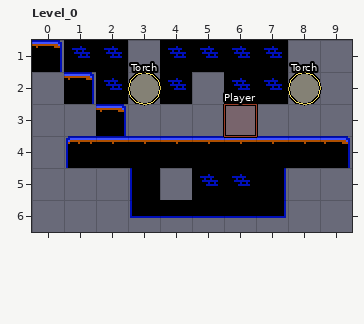
LDtk project -- assets/oldtech.ldtk. That is the earlier state.
Cells are 16x16 px. Shown: Level_0 x 0..9, y 1..6. The commit also changed other parts of the map, which this record leaves out.
Now the later version:
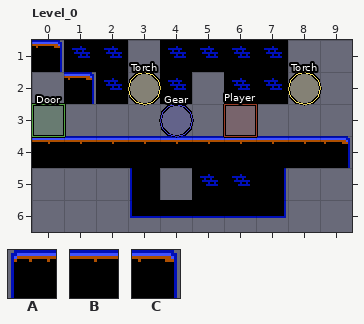
Key: from "Tileset": A 0, B 1, C 2.
_ is an empty cell.
Objects are placed by their top-left corner, in cells (3,4 is the top-left corner of cell 3,4); size is 1x1 cell unless given.
Changes in this commit:
Layer "Entities":
added: "Door" rectangle at 0,3
added: "Gear" ellipse at 4,3
Layer "Platforms":
y 3: x 2 C -> _
y 4: x 0..1 _A -> BB
